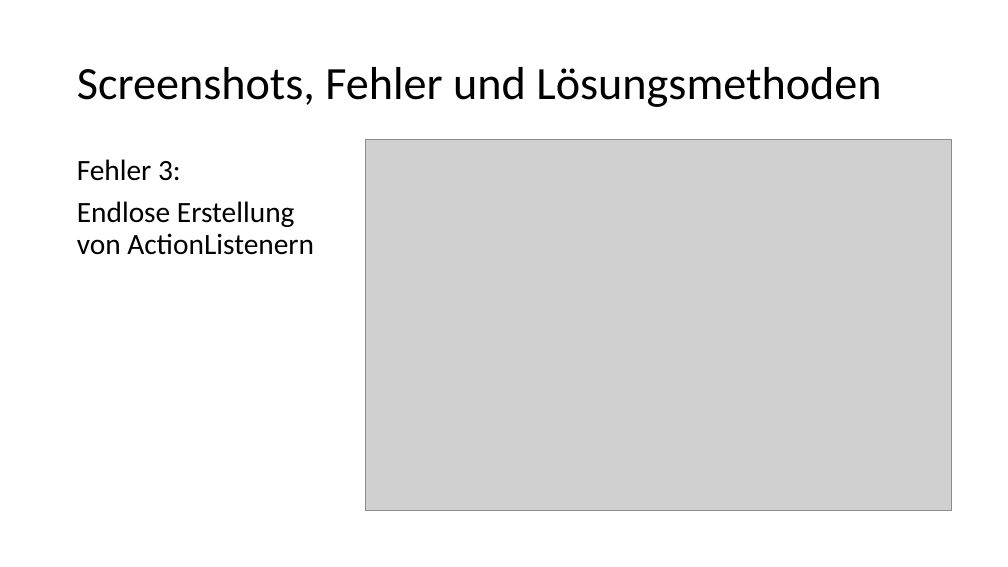
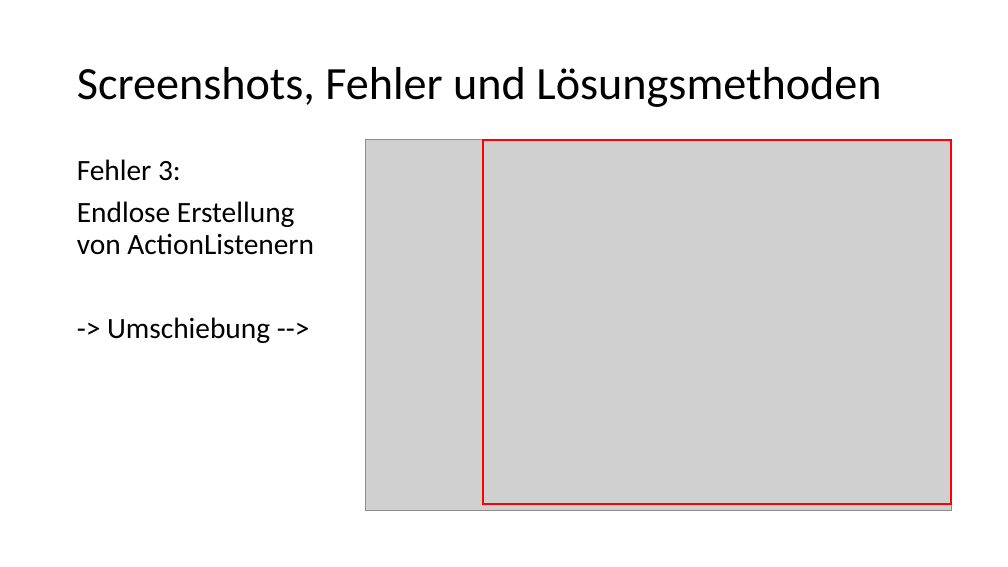
Before and after one commit to SecurityR4t/NotenVerwaltung, a slide deck: slide 6 of Dokumentation.pptm. Drawn at 1008x567 pixels with LibreOffice and Linux fonts; fonts in the diff are those of the drawing; grey boxes stand for pictures. Boxes give left, top, right and bottom in pixels: in the first picture for what was removed or moved away, otherwise in the second. Text is boxed around its words. In the diff, an @@ line names an element or a change of style, - is before the commit and + after.

```diff
--- a/Dokumentation.pptm
+++ b/Dokumentation.pptm
@@ rectangle added at [483, 140, 951, 504], outline #FF0000 2.25 pt @@
@@ text at [107, 317, 270, 343]: paragraph added @@
+-> Umschiebung -->
```
Also in this commit, not shown: 3 other slides changed, 3 slides added, 1 slide removed.
